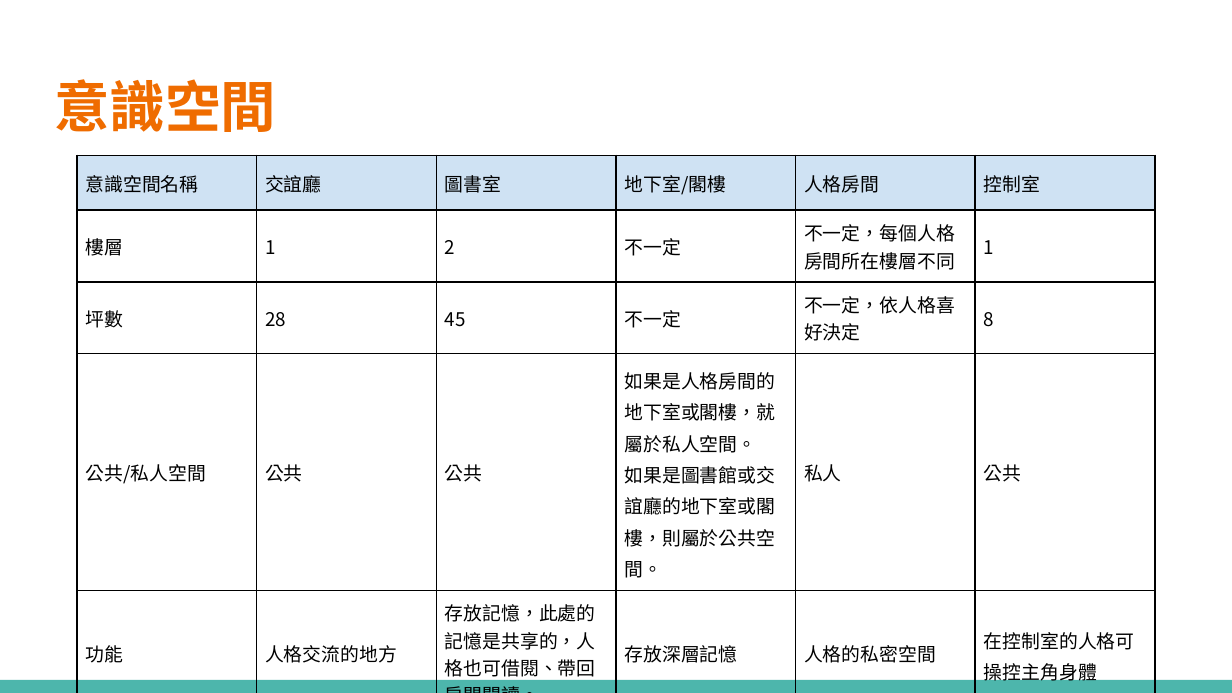
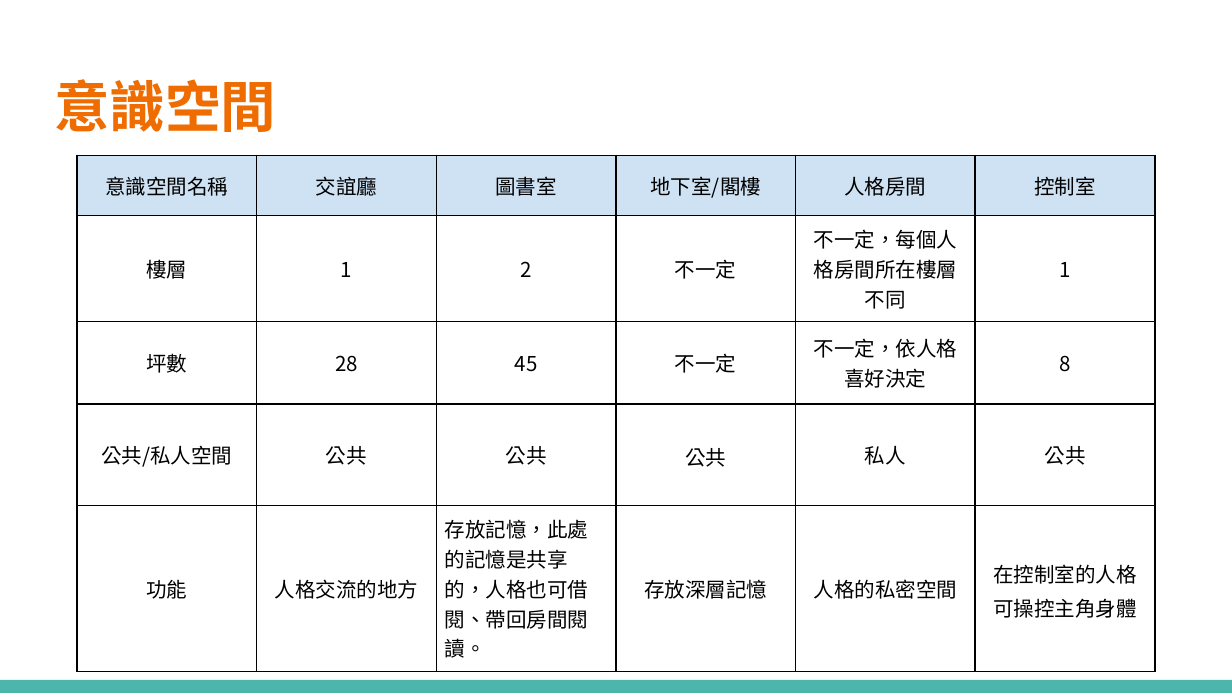
Before and after one commit to oSaltedFisho/WIBN_2_2, a slide deck: slide 7 of 0610期末報告_SPLITS.pptx. Drawn at 1232x693 pixels with LibreOffice and Linux fonts; fonts in the diff are those of the drawing. Boxes give left, top, right and bottom in pixels: in the first picture for what was removed or moved away, otherwise in the second. Text is boxed around its words. In the diff, an @@ line names an element or a change of style, - is before the commit and + after.

```diff
--- a/0610期末報告_SPLITS.pptx
+++ b/0610期末報告_SPLITS.pptx
@@ table at (76, 155, 1156, 662) @@
-row 4, column 4: 如果是人格房間的地下室或閣樓，就屬於私人空間。 / 如果是圖書館或交誼廳的地下室或閣樓，則屬於公共空間。
+row 4, column 4: 公共
@@ size 11 to 12 pt @@
@@ alignment left to centre @@
```
